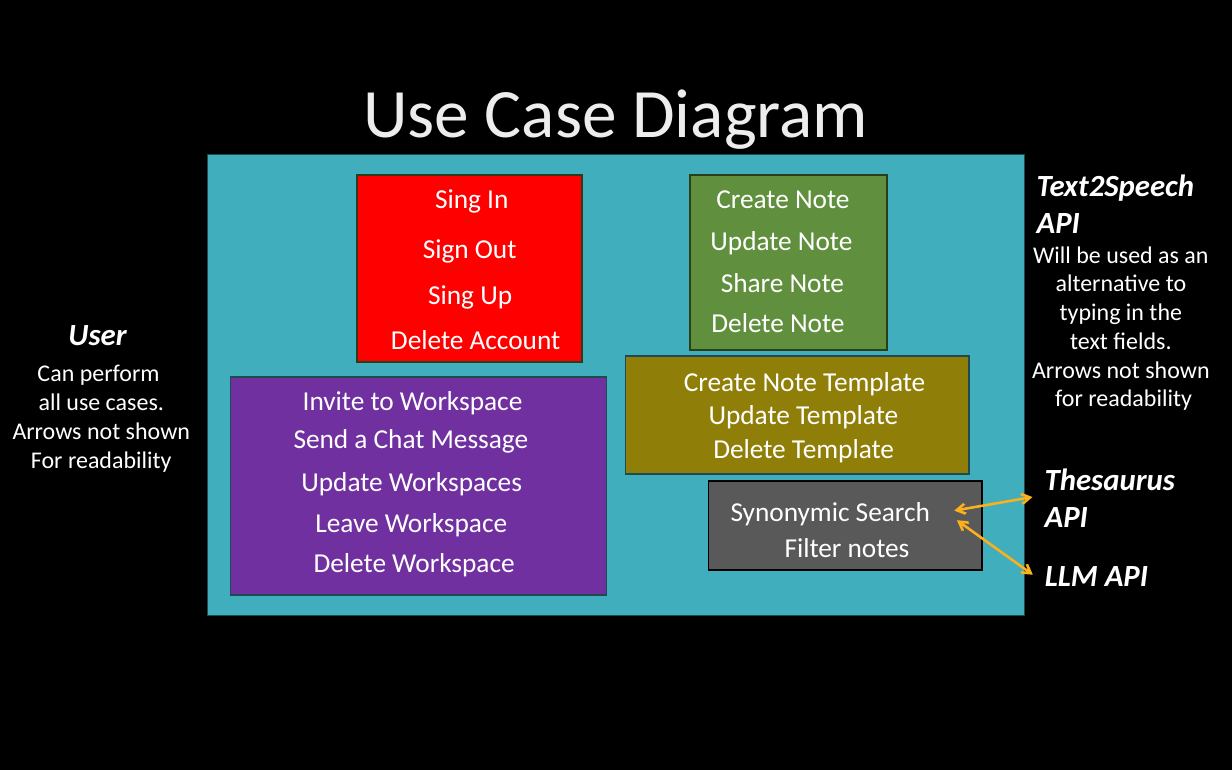
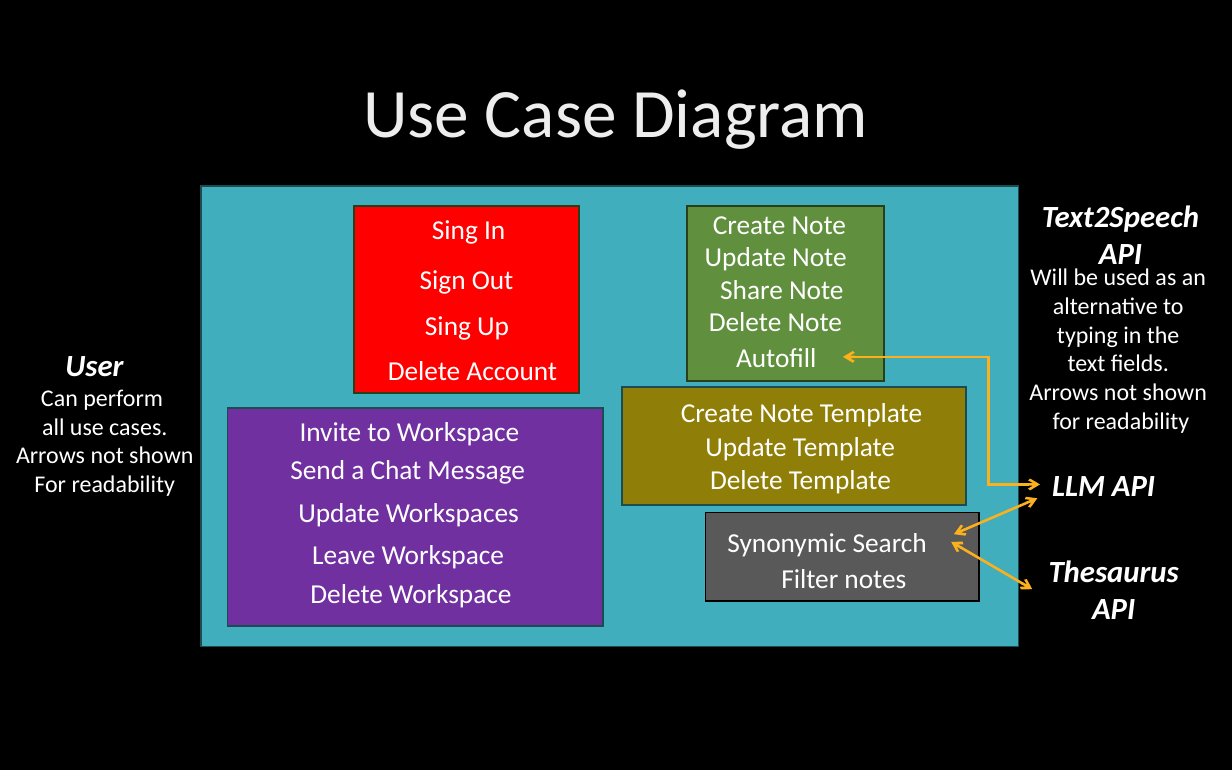
Before and after one commit to MinPoe/frontend-thingspace.ts, a slide deck: slide 4 of ThingSpaceTsM2.pptx. Drawn at 1232x770 pixels with LibreOffice and Linux fonts; fonts in the diff are those of the drawing; background and template pictures are left out. Boxes give left, top, right and bottom in pixels: in the first picture for what was removed or moved away, otherwise in the second. Text is boxed around its words. In the diff, an @@ line names an element or a change of style, - is before the commit and + after.

```diff
--- a/ThingSpaceTsM2.pptx
+++ b/ThingSpaceTsM2.pptx
@@ 10 texts, 4 rectangles: place and size @@
-10 texts, 4 rectangles at bbox=[68, 155, 1194, 616]
+10 texts, 4 rectangles at bbox=[65, 186, 1199, 647]
@@ text "Create Note": place and size @@
-text "Create Note" at bbox=[716, 190, 849, 208]
+text "Create Note" at bbox=[713, 216, 846, 234]
@@ text "Text2Speech API" at bbox=[1042, 205, 1199, 264]: alignment left to centre @@
@@ text "Update Note": place and size @@
-text "Update Note" at bbox=[710, 231, 852, 255]
+text "Update Note" at bbox=[705, 247, 846, 271]
@@ text "Share Note": place and size @@
-text "Share Note" at bbox=[721, 273, 844, 292]
+text "Share Note" at bbox=[720, 280, 843, 299]
@@ text "Will be used as an": place and size @@
-text "Will be used as an" at bbox=[1032, 246, 1209, 410]
+text "Will be used as an" at bbox=[1029, 268, 1207, 433]
@@ text added at bbox=[736, 348, 816, 367], 16 pt, text #FFFFFF @@
+Autofill
@@ elbow double arrow added from (1040, 484) to (843, 357), #FCB11C 1.5 pt @@
@@ text "Can perform": place and size @@
-text "Can perform" at bbox=[13, 364, 190, 472]
+text "Can perform" at bbox=[16, 389, 193, 496]
@@ text "LLM API": place and size @@
-text "LLM API" at bbox=[1045, 566, 1148, 586]
+text "LLM API" at bbox=[1052, 476, 1155, 496]
@@ double arrow moved from (957, 520) - (1032, 575) to (954, 535) - (1037, 499) @@
@@ 6 texts, 2 rectangles: place and size @@
-6 texts, 2 rectangles at bbox=[230, 239, 982, 595]
+6 texts, 2 rectangles at bbox=[228, 270, 979, 626]
@@ double arrow moved from (955, 511) - (1032, 498) to (951, 542) - (1032, 589) @@
@@ text "Thesaurus API" at bbox=[1049, 560, 1179, 619]: alignment left to centre @@
@@ text "Thesaurus API": place and size @@
-text "Thesaurus API" at bbox=[1045, 468, 1175, 527]
+text "Thesaurus API" at bbox=[1049, 560, 1179, 619]
```
